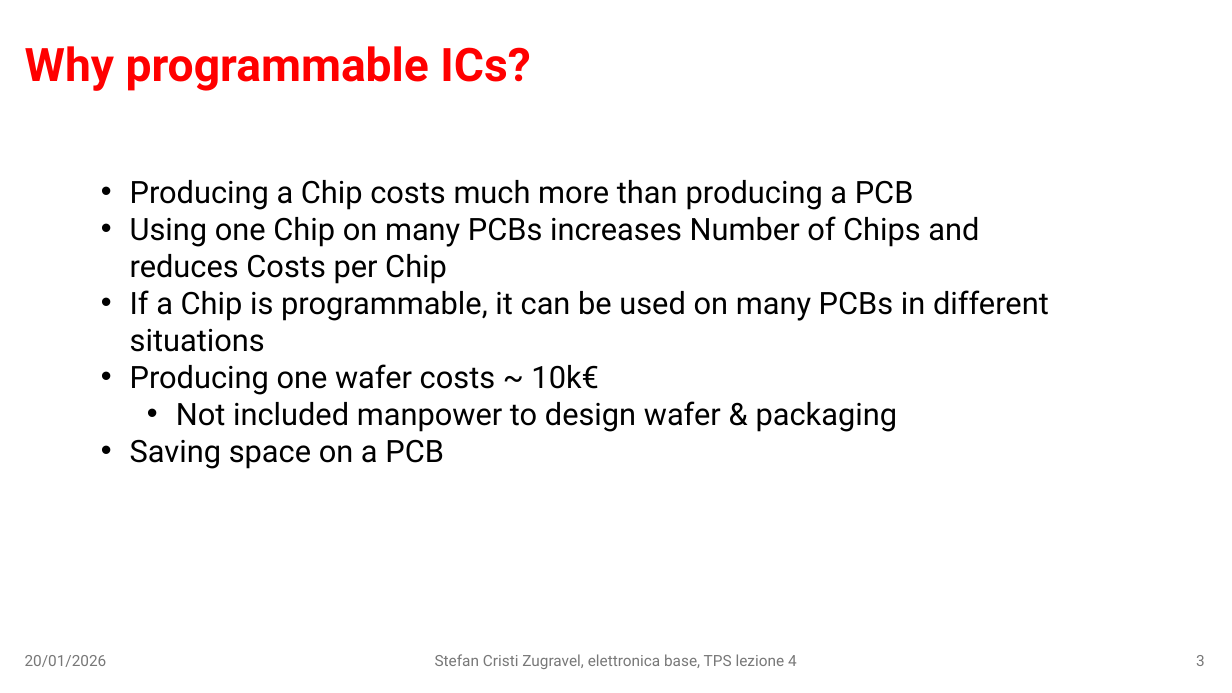
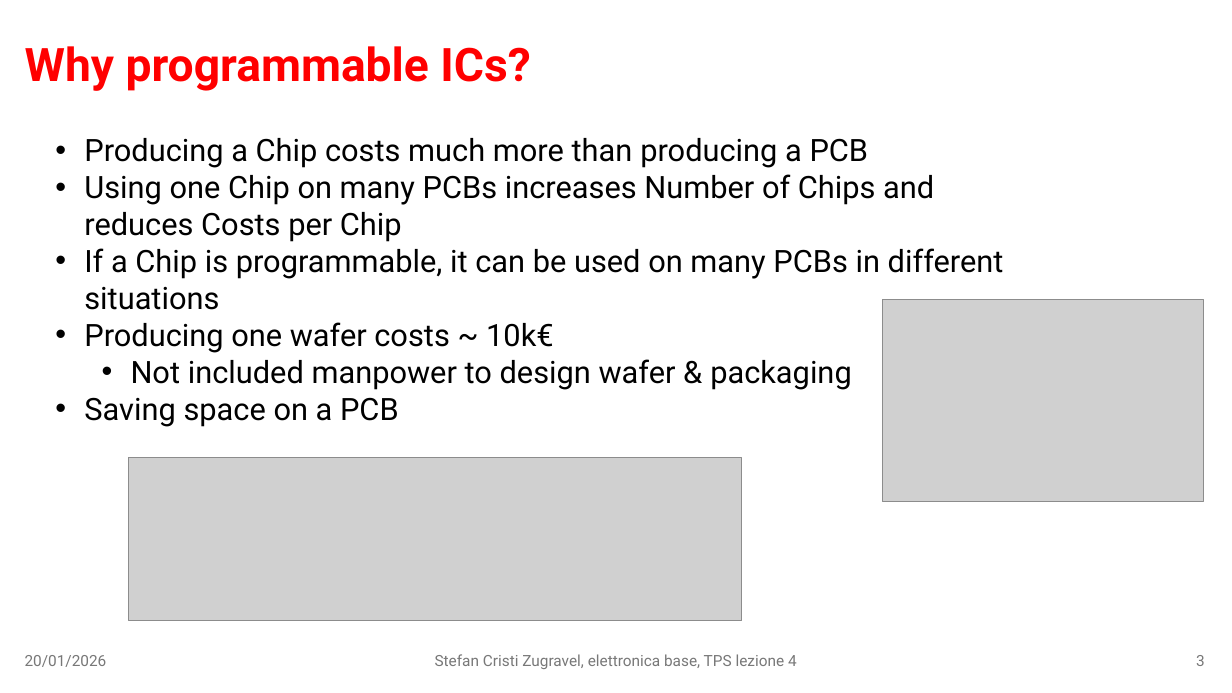
Before and after one commit to stefan-zugravel/elettronica_base, a slide deck: slide 3 of slides/lezione4.pptx. Drawn at 1232x693 pixels with LibreOffice and Linux fonts; fonts in the diff are those of the drawing; grey boxes stand for pictures. Boxes give left, top, right and bottom in pixels: in the first picture for what was removed or moved away, otherwise in the second. Text is boxed around its words. In the diff, an @@ line names an element or a change of style, - is before the commit and + after.

```diff
--- a/slides/lezione4.pptx
+++ b/slides/lezione4.pptx
@@ text "Producing a Chip costs much ...": place and size @@
-text "Producing a Chip costs much ..." at [130, 180, 1049, 469]
+text "Producing a Chip costs much ..." at [84, 138, 1004, 427]
@@ picture added at [883, 299, 1203, 502] @@
@@ picture added at [128, 457, 742, 621] @@
```
Also in this commit, not shown: 6 other slides changed, 6 slides removed, 3 other files.
